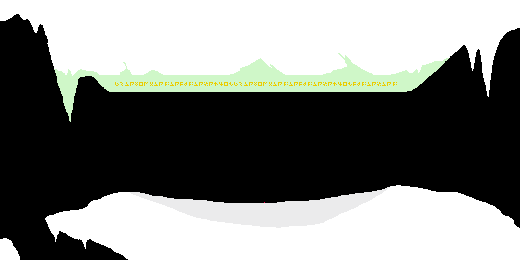
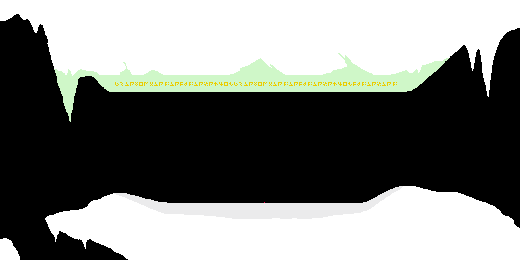
Two versions of the same layered image (520x260). Layer-by-layer changes:
added group "Layer Group" with 2 layers above "Schrift" over [172, 193, 356, 203]
painted on "snowcave_crater.png copy" over [114, 185, 420, 228]
